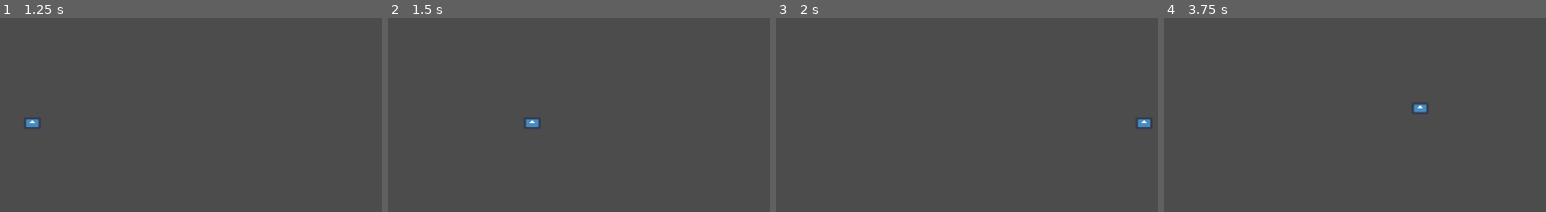
Above: before the commit, frames 1-4 (left to right).
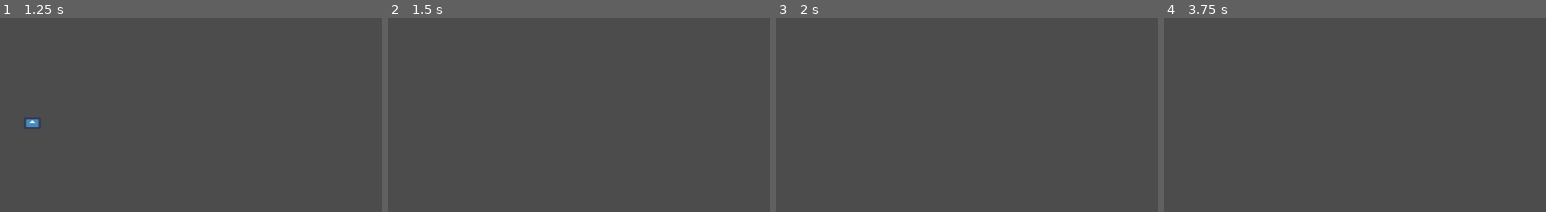
Above: after the commit, the same moments.

Repository: TRushton95/Dashing
Game: Godot game, scene res://World.tscn
Two runs of this game, one before a commit and one after it. Both use one fixed random seed, a clock stepped at 60 frames per second and the inputs below. The engine's default icon, where the game draws it, is replaced by a stand-in: a white triangle on a blue panel in a dark square.
Inputs (mouse positions are % of the whole screen's width and height, from its top left):
- Up to frame 1 (1.25 s): move the mouse to (72, 52) at 0.52 s; hold D (move_right) from 0.53 s (still down); click (72, 52) at 0.6 s; tap Space (jump) at 0.77 s
- Up to frame 2 (1.5 s): move the mouse to (30, 63) at 1.27 s; release D (move_right) at 1.28 s; hold A (move_left) from 1.28 s (still down); click (30, 63) at 1.35 s
- Up to frame 3 (2 s): keep holding A (move_left); tap Space (jump) at 1.52 s
- Up to frame 4 (3.75 s): move the mouse to (60, 32) at 2.02 s; release A (move_left) at 2.03 s; hold D (move_right) 2.03-3.53 s; click (60, 32) at 2.1 s; move the mouse to (45, 81) at 2.77 s; click (45, 81) at 2.85 s; tap Space (jump) at 3.02 s; move the mouse to (80, 75) at 3.52 s; hold A (move_left) from 3.53 s (still down); click (80, 75) at 3.6 s
The pictures show only the part of the screen within x 43-93%, y 26-76%; the shares and areas given below are measured in that part.

Frame 1 is identical in both runs. In frame 2, 0.1% of the frame differs, in the area x 36-40%, y 52-57%; in frame 3, 0.1%; in frame 4, 0.2%, in the area x 65-69%, y 44-49%.

Commit message:
Delete laser after 0.75s

Diff:
--- a/Src/Entities/Laser/Laser.gd
+++ b/Src/Entities/Laser/Laser.gd
@@ -3,6 +3,11 @@
 const SPEED := 10
 
 var velocity := Vector2.ZERO
+
+
+func _on_TTLTimer_timeout():
+	queue_free()
+
 
 func init(initial_position: Vector2, direction: int) -> void:
 	position = initial_position
--- a/Src/Entities/Laser/Laser.tscn
+++ b/Src/Entities/Laser/Laser.tscn
@@ -16,3 +16,9 @@
 
 [node name="CollisionShape2D" type="CollisionShape2D" parent="."]
 shape = SubResource( 1 )
+
+[node name="TTLTimer" type="Timer" parent="."]
+wait_time = 0.75
+autostart = true
+
+[connection signal="timeout" from="TTLTimer" to="." method="_on_TTLTimer_timeout"]
